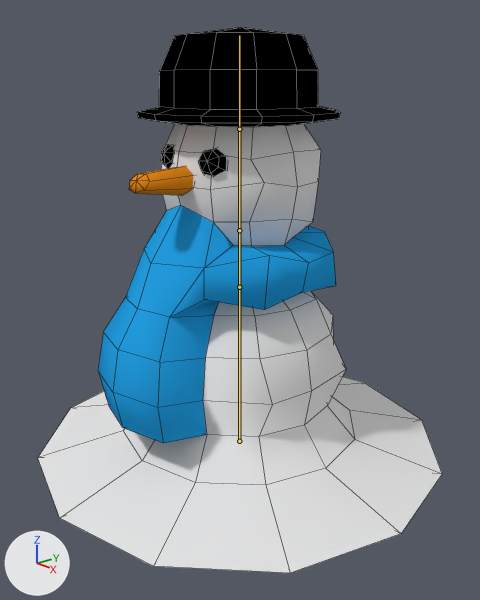
One commit to the Blender file snowman/snowman.blend: the scene before it, then after it.
The view is the same before and after, from a 50 mm camera at (4.73, -4.11, 3.69) aimed at (0.1, -0.08, 1.64). Lighting does not change. The marker at lower left points along +X, +Y and +Z. The bones that bend it are drawn over the model as lines. Mesh edges are drawn as thin lines.
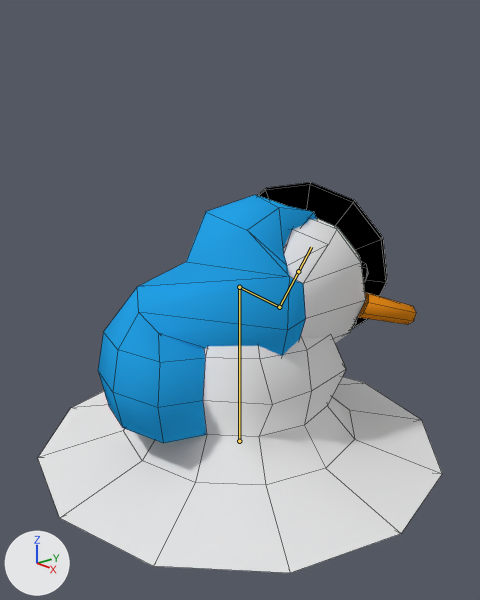
The newer file adds an action. The first version stands in its rest pose; the second is drawn at frame 40 of the action 'ArmatureAction'.

Scene script edits in JSON lines:
```json
{"block": "bone_neck", "where": "bone_neck = bpy.data.objects['Armature'].pose.bones['neck']  # child of 'body'"}
{"op": "set", "path": "bone_neck.rotation_quaternion", "old": "(1.0, 0.0, 0.0, 0.0)", "new": "(0.667, 0.0, 0.0, -0.745)", "note": "degrees (0, 0, 0) -> degrees (0, 0, -96)"}
{"block": "bone_head", "where": "bone_head = bpy.data.objects['Armature'].pose.bones['head']  # child of 'neck'"}
{"op": "set", "path": "bone_head.rotation_quaternion", "old": "(1.0, 0.0, 0.0, 0.0)", "new": "(0.431, -0.808, 0.013, 0.003)", "note": "degrees (0, 0, 0) -> degrees (-124, 1, -1)"}
```

Boxes [x1, y1, x2, y2] around the edits, measured in the pictures (480 x 600 px):
```json
{"object": "Sphere", "change": "posed", "before": [38, 27, 442, 573], "after": [38, 182, 442, 573], "on screen": "28% shorter"}
{"bone": "neck", "before": "(239, 287) to (239, 230)", "after": "(239, 287) to (279, 307)"}
{"bone": "head", "before": "(239, 230) to (239, 129)", "after": "(279, 307) to (298, 271)"}
```
